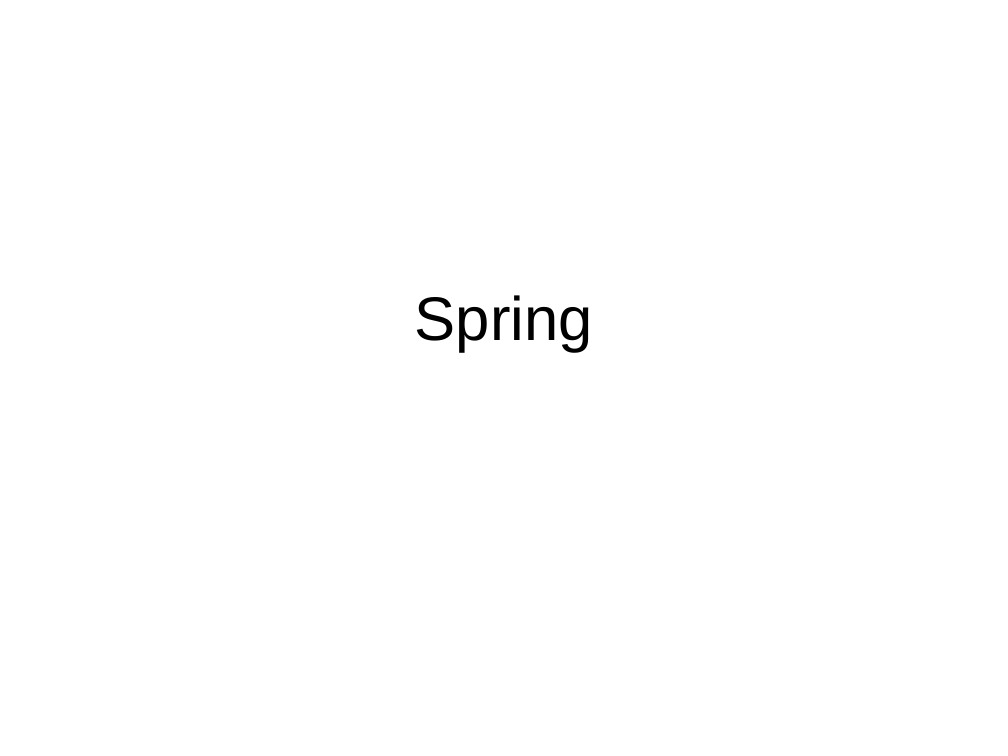
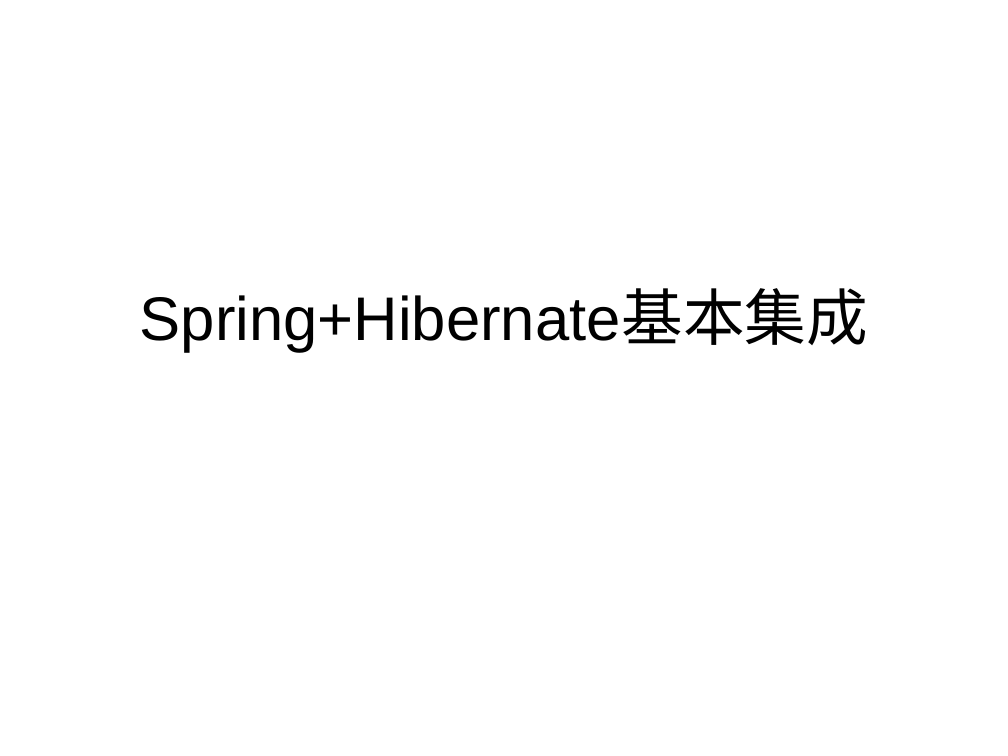
Before and after one commit to liangshanhero/sa, a slide deck: slide 1 of sa/文档/2019 软件体系结构（09）：Spring+Hibernate.ppt. Drawn at 1008x756 pixels with LibreOffice and Linux fonts; fonts in the diff are those of the drawing. Boxes give left, top, right and bottom in pixels: in the first picture for what was removed or moved away, otherwise in the second. Text is boxed around its words. In the diff, an @@ line names an element or a change of style, - is before the commit and + after.

```diff
--- a/sa/文档/2019 软件体系结构（09）：Spring+Hibernate.ppt
+++ b/sa/文档/2019 软件体系结构（09）：Spring+Hibernate.ppt
@@ title at (140, 291, 868, 352): text changed @@
-Spring
+Spring+Hibernate基本集成
```
Also in this commit, not shown: 1 other slide changed, 3 slides added, 9 other files.
